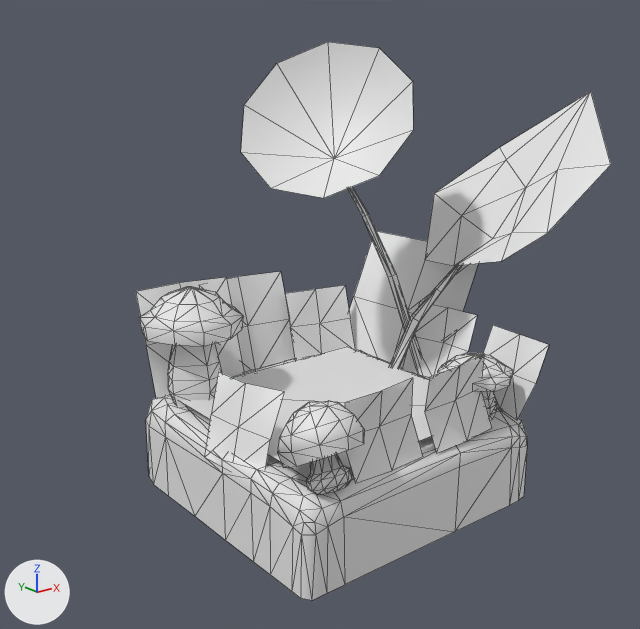
An edit to the OBJ model assets/mge/models/DestinationTile.obj, drawn before and after from the same camera.
The view is the same before and after, from a camera (50 mm lens) standing at (-3.68, -4.46, 3.12) and looking at (0.13, 0.3, 1.22). Arrows for +X, +Y and +Z are at lower left; the lights stay in place. Mesh edges are drawn as thin lines. Where no turn or scale is listed for an object, it has been applied to the vertices.

The first picture shows 'DestinationTile'.
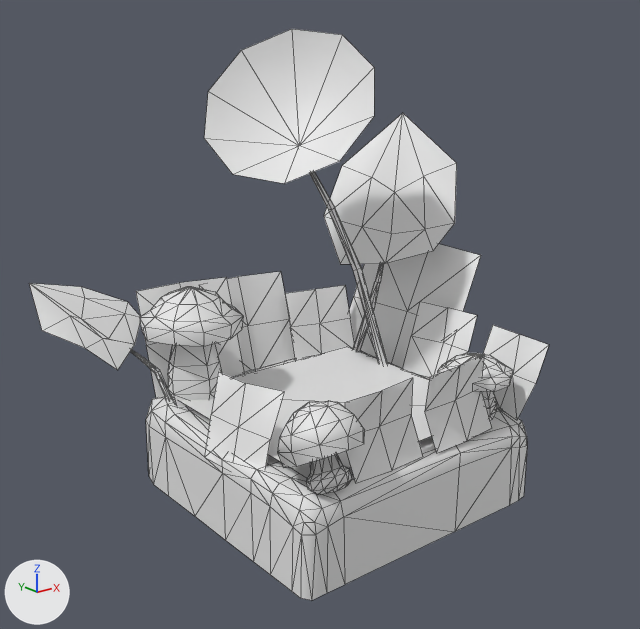
The change in detail:
me_destinationtile is used by ob_destinationtile; location (0.0, 0.0, 0.0).
me_destinationtile had 539 vertices, 823 faces and spanned x -1.02..2.09, y -1.06..1.29, z 0.01..3.09.
me_destinationtile now has 572 vertices, 871 faces and spans x -1.53..1.62, y -1.06..1.73, z 0.01..3.18.
me_destinationtile part 1: the loose piece of 20 vertices spanning x 0.78..1.18, y -0.13..0.31, z 0.57..1.55 is multiplied about its middle by the matrix ((-0.39, -0.315, -0.178), (0.315, -0.425, 0.062), (-0.179, -0.06, 0.497)), then moved by (-1.86, 0.9, -0.3).
me_destinationtile part 2: the loose piece of 20 vertices spanning x 0.78..1.18, y -0.13..0.31, z 0.57..1.55 is copied, and the copy is multiplied about its middle by the matrix ((0.495, -0.542, -0.205), (0.541, 0.529, -0.092), (0.207, -0.086, 0.728)), then moved by (-0.01, 0.63, -0.03); it spans x 0.86..1.09, y 0.61..0.81, z 0.63..1.44.
me_destinationtile part 3: the loose piece of 14 vertices spanning x 0.96..2.09, y -0.96..0.49, z 1.45..2.74 is multiplied about its middle by the matrix ((0.495, -0.542, -0.205), (0.541, 0.529, -0.092), (0.207, -0.086, 0.728)), then moved by (-0.32, 0.98, -0.17).
me_destinationtile part 4: the loose piece of 14 vertices spanning x 0.96..2.09, y -0.96..0.49, z 1.45..2.74 is copied, and the copy is multiplied about its middle by the matrix ((-0.39, -0.315, -0.178), (0.315, -0.425, 0.062), (-0.179, -0.06, 0.497)), then moved by (-2.71, 1.6, -0.89); it spans x -1.53..-0.76, y 0.99..1.73, z 0.89..1.43.
me_destinationtile part 5: a new loose piece of 30 vertices spanning x -0.38..0.85, y 0.04..1.13, z 0.45..3.18.
Part 6, on me_destinationtile:
31 vertices are removed from x -0.21..1.03, y -0.16..0.93, z 0.43..3.09.
40 faces are deleted.

Changed parts and their boxes (x1, y1, x2, y2) in the pictures (640 x 629 px; the box of a moved part takes in the faces that stretch with it):
'DestinationTile', reshaped (9% wider)
    before: (136, 42, 611, 600)
    after: (29, 29, 549, 600)
part 1 of me_destinationtile, moved or reshaped
    before: (389, 265, 462, 369)
    after: (130, 350, 172, 400)
part 2 of me_destinationtile, added
    after: (353, 264, 383, 352)
part 3 of me_destinationtile, moved or reshaped
    before: (425, 91, 611, 266)
    after: (324, 113, 457, 264)
part 4 of me_destinationtile, added
    after: (29, 283, 140, 370)
part 5 of me_destinationtile, added
    after: (204, 29, 388, 364)
part 6 of me_destinationtile, deleted
    before: (241, 42, 424, 377)
